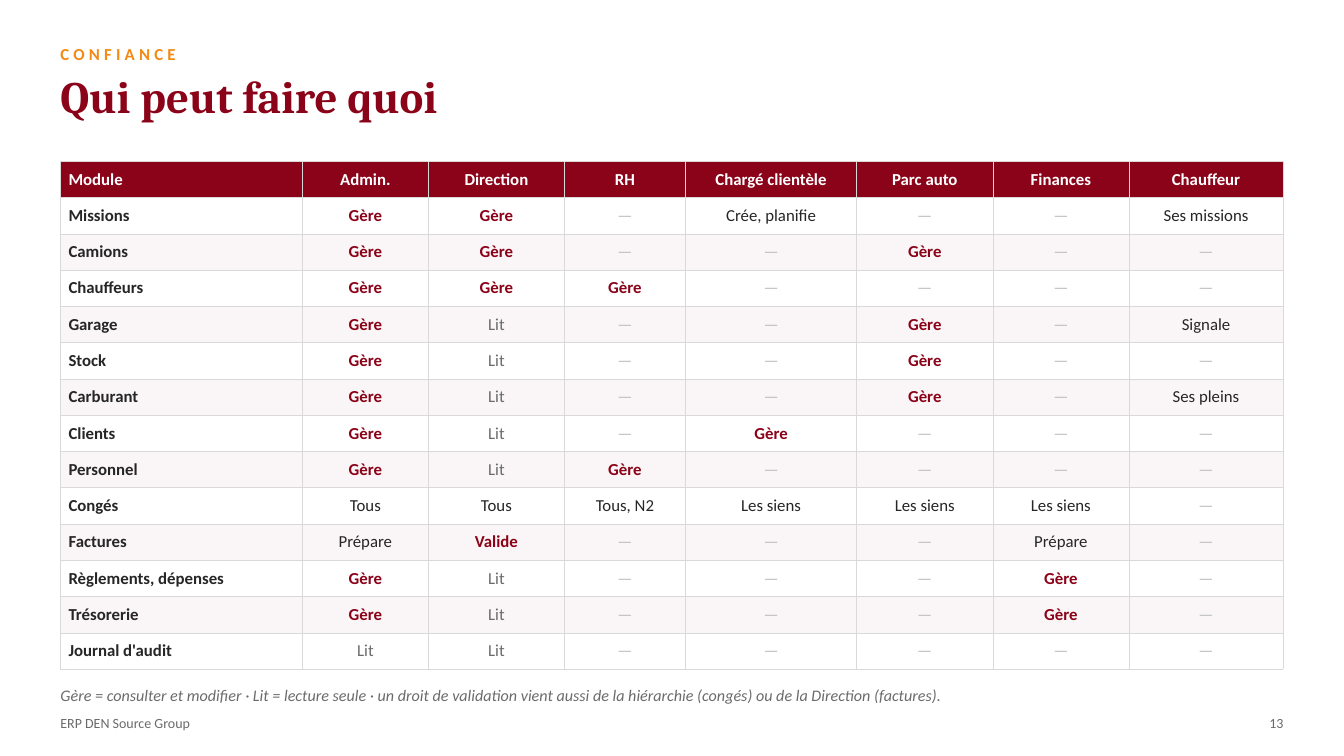
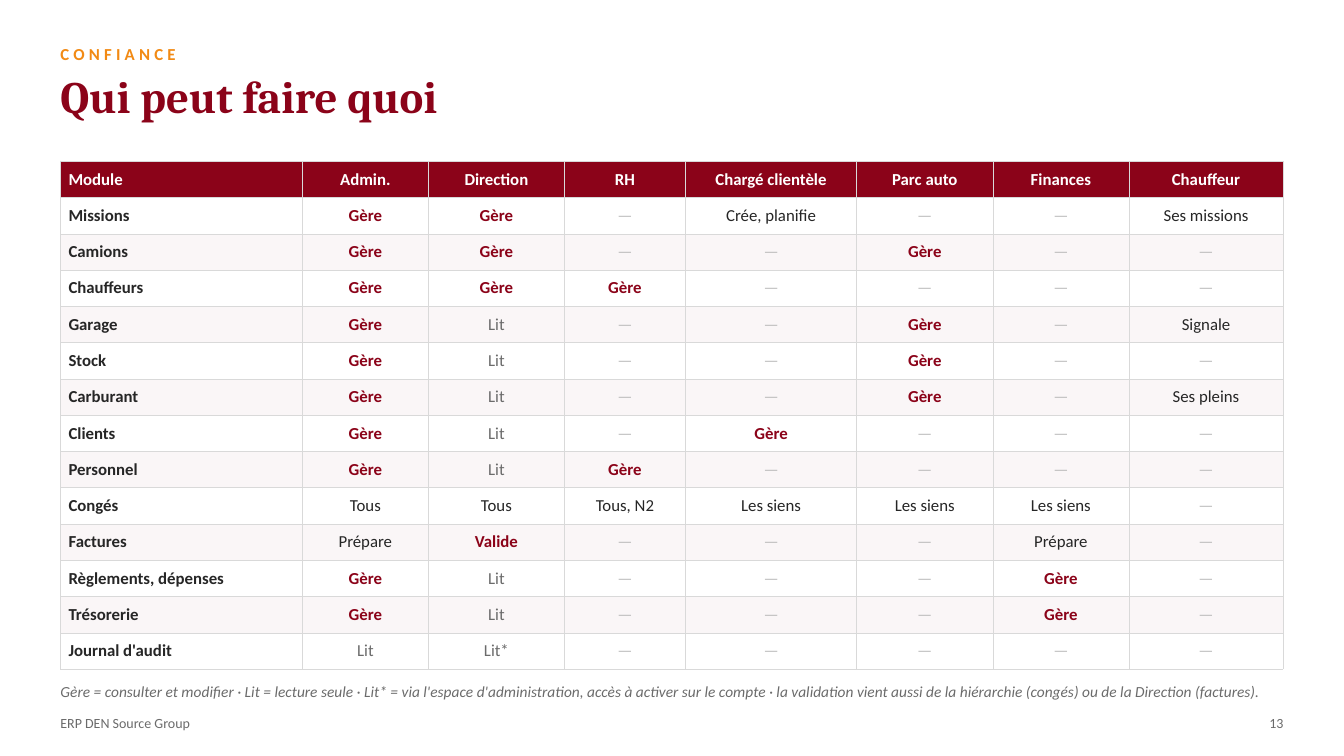
Before and after one commit to AFAQSUCA/erp-densource, a slide deck: slide 13 of Presentation-ERP-DEN-Source.pptx. Drawn at 1344x756 pixels with LibreOffice and Linux fonts; fonts in the diff are those of the drawing. Boxes give left, top, right and bottom in pixels: in the first picture for what was removed or moved away, otherwise in the second. Text is boxed around its words. In the diff, an @@ line names an element or a change of style, - is before the commit and + after.

```diff
--- a/Presentation-ERP-DEN-Source.pptx
+++ b/Presentation-ERP-DEN-Source.pptx
@@ table at box(60, 161, 1284, 660) @@
-row 14, column 3: Lit
+row 14, column 3: Lit*
@@ text at box(60, 686, 1259, 700): text changed; size 11.5 to 11 pt @@
-Gère = consulter et modifier · Lit = lecture seule · un droit de validation vient aussi de la hiérarchie (congés) ou de la Direction (factures).
+Gère = consulter et modifier · Lit = lecture seule · Lit* = via l'espace d'administration, accès à activer sur le compte · la validation vient aussi de la hiérarchie (congés) ou de la Direction (factures).
```
Also in this commit, not shown: 1 other file.
